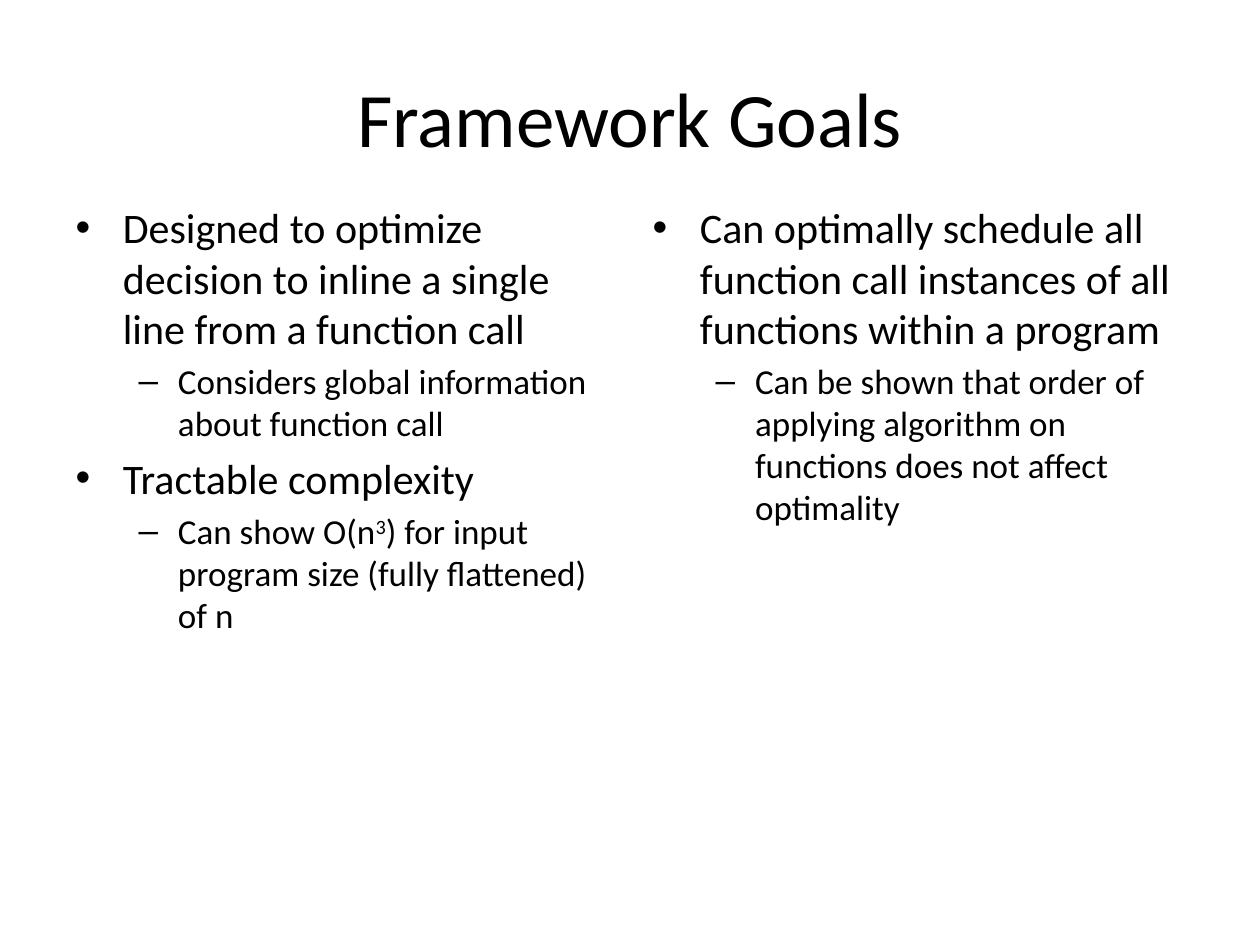
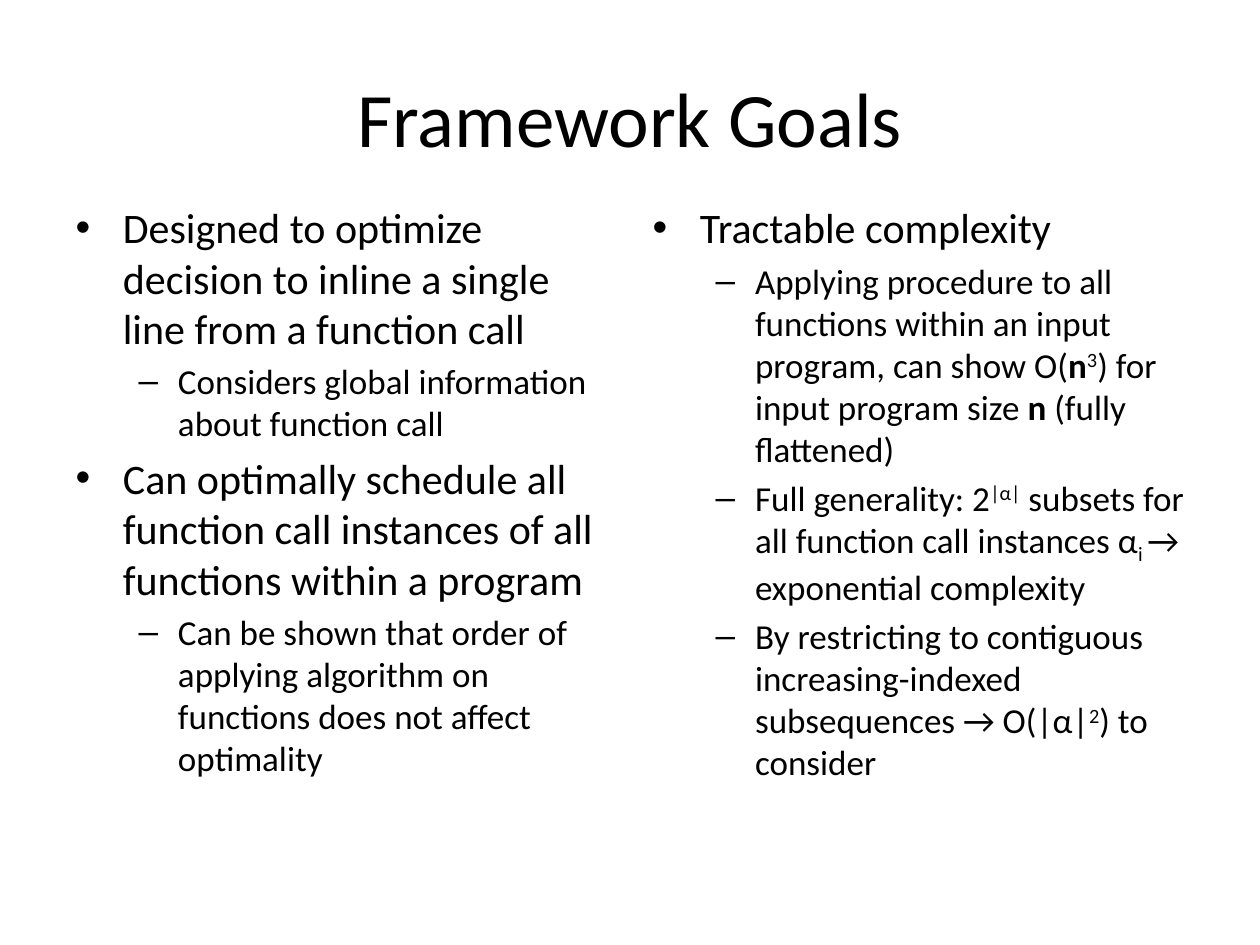
Before and after one commit to ah744/CryoControl, a slide deck: slide 3 of WriteUp/Formalism/FrameworkPresentation.pptx. Drawn at 1260x945 pixels with LibreOffice and Linux fonts; fonts in the diff are those of the drawing. Boxes give left, top, right and bottom in pixels: in the first picture for what was removed or moved away, otherwise in the second. Text is boxed around its words. In the diff, an @@ line names an element or a change of style, - is before the commit and + after.

```diff
--- a/WriteUp/Formalism/FrameworkPresentation.pptx
+++ b/WriteUp/Formalism/FrameworkPresentation.pptx
@@ text at bbox=[700, 213, 1184, 776]: text changed; size 24 to 20 pt @@
-• Can optimally schedule all function call instances of all functions within a program
-  – Can be shown that order of applying algorithm on functions does not affect optimality
+• Tractable complexity
+  – Applying procedure to all functions within an input program, can show O(n3) for input program size n (fully flattened)
+  – Full generality: 2|α| subsets for all function call instances αi → exponential complexity
+  – By restricting to contiguous increasing-indexed subsequences → O(|α|2) to consider
@@ text at bbox=[123, 464, 592, 777]: text changed; size 20 to 24 pt @@
-• Tractable complexity
-  – Can show O(n3) for input program size (fully flattened) of n
+• Can optimally schedule all function call instances of all functions within a program
+  – Can be shown that order of applying algorithm on functions does not affect optimality
```
Also in this commit, not shown: 5 other slides changed, 1 slide added, 11 other files.
